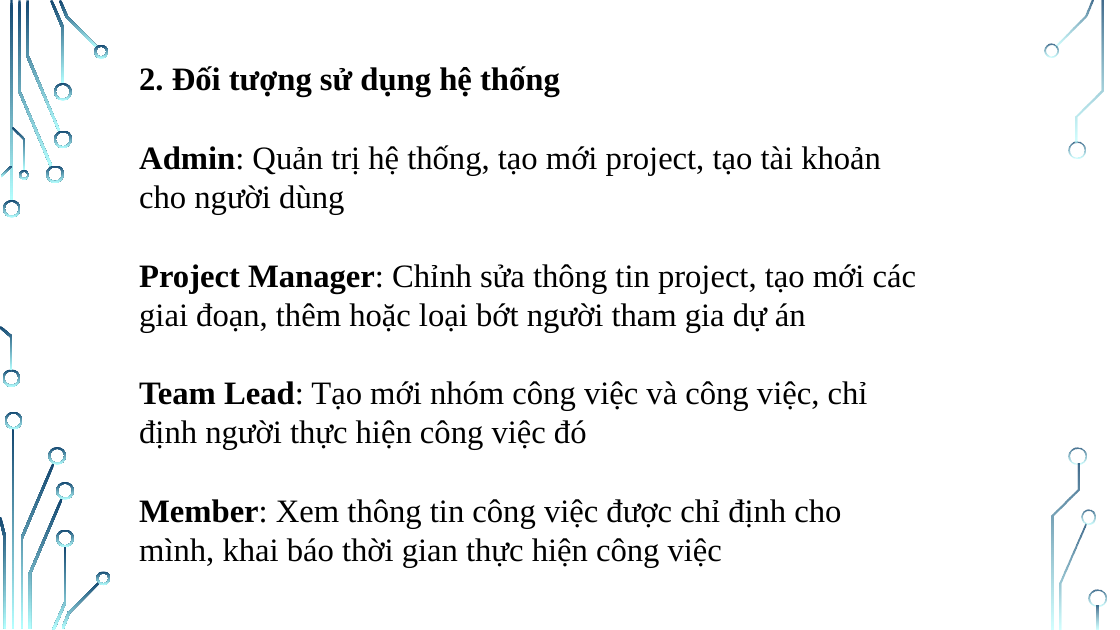
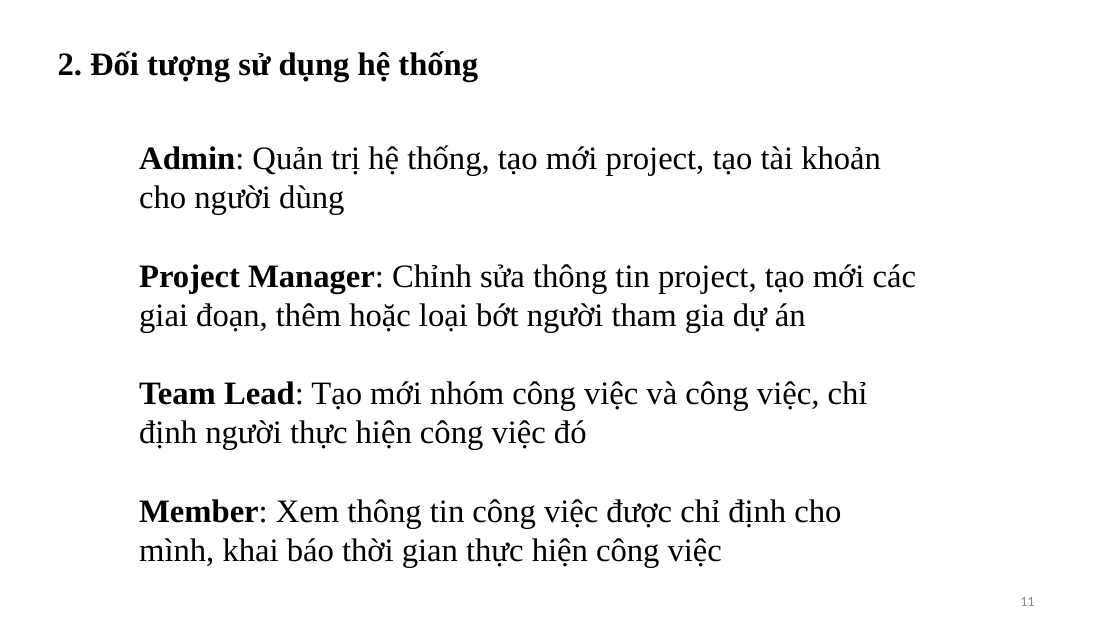
Before and after one commit to NguyenThiHao/DoAnTotNghiep, a slide deck: slide 11 of Documents/Slide do an tot nghiep.pptx. Drawn at 1120x630 pixels with LibreOffice and Linux fonts; fonts in the diff are those of the drawing; background and template pictures are left out. Boxes give left, top, right and bottom in pixels: in the first picture for what was removed or moved away, otherwise in the second. Text is boxed around its words. In the diff, an @@ line names an element or a change of style, - is before the commit and + after.

```diff
--- a/Documents/Slide do an tot nghiep.pptx
+++ b/Documents/Slide do an tot nghiep.pptx
@@ text "2. Đối tượng sử dụng ...": place and size @@
-text "2. Đối tượng sử dụng ..." at (139, 66, 560, 96)
+text "2. Đối tượng sử dụng ..." at (58, 51, 478, 82)
@@ page number added at (1020, 597, 1034, 606), 12 pt, text #8C8C8C @@
+11
@@ group removed at (0, 0, 1107, 630): 33 freeform shapes, 3 rectangles @@
```
Also in this commit, not shown: 18 other slides changed, 9 slides added, 2 slides removed, 25 other files.
